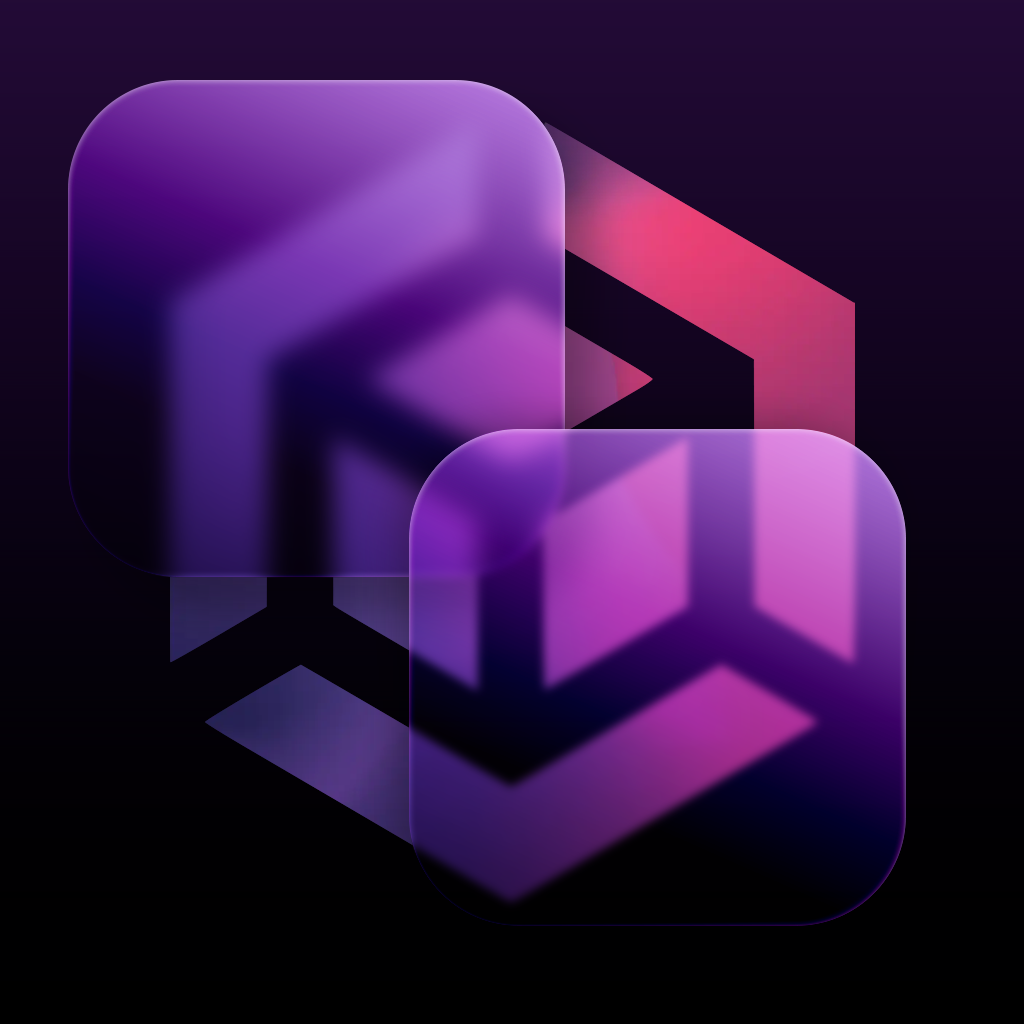
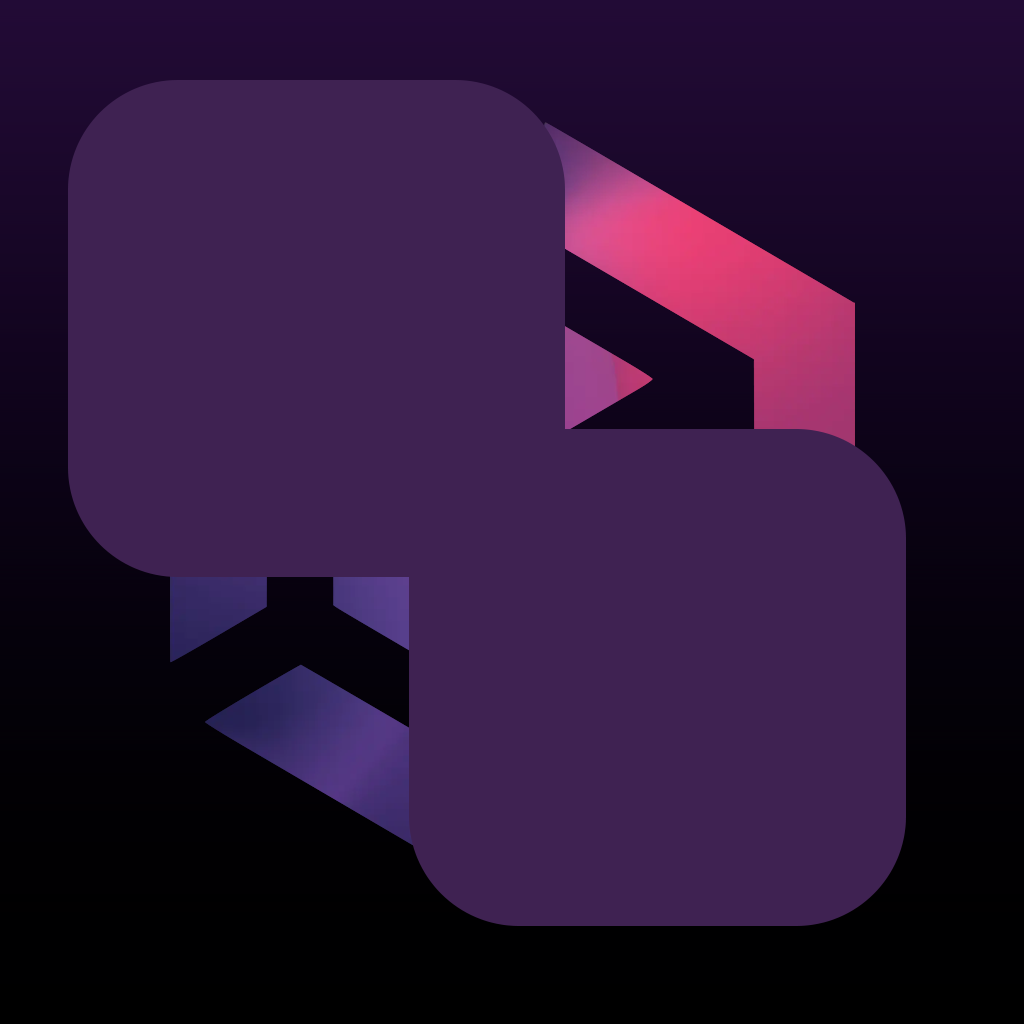
Layers edited between the first and the second w=1024, h=1024 image:
added group "liquid_glass" with 11 layers above "v1" over [68, 80, 906, 926]
added group "glass 2" with 2 layers in group "liquid_glass" over [68, 80, 906, 926]
added layer "Rectangle 1 copy" (1st of 2, in "liquid_glass" › "glass 2") in group "glass 2" over [409, 429, 906, 926]
added group "glass" (1st of 4, in "liquid_glass") with 3 layers in group "liquid_glass" over [68, 80, 906, 926]
added group "glass" (2nd of 4, in "liquid_glass" › "glass") with 1 layers in group "glass" over [68, 80, 565, 577]
added layer "Rectangle 1" (1st of 2, in "liquid_glass" › "glass" › "glass") in group "glass" over [68, 80, 565, 577]
added group "main" with 3 layers in group "liquid_glass" over [68, 80, 906, 926]
added layer "logo_mesh_dark copy" (1st of 2, in "liquid_glass" › "main") in group "main" over [170, 122, 855, 902]
added layer "logo_mesh_dark" (1st of 2, in "liquid_glass" › "main") in group "main" over [170, 122, 855, 902]
added layer "Layer 1" (1st of 2, in "liquid_glass" › "main") in group "main" over [68, 80, 906, 926]
hid group "v1" (11 layers) over [68, 80, 906, 926]
hid "Layer 0" over [68, 80, 906, 926]